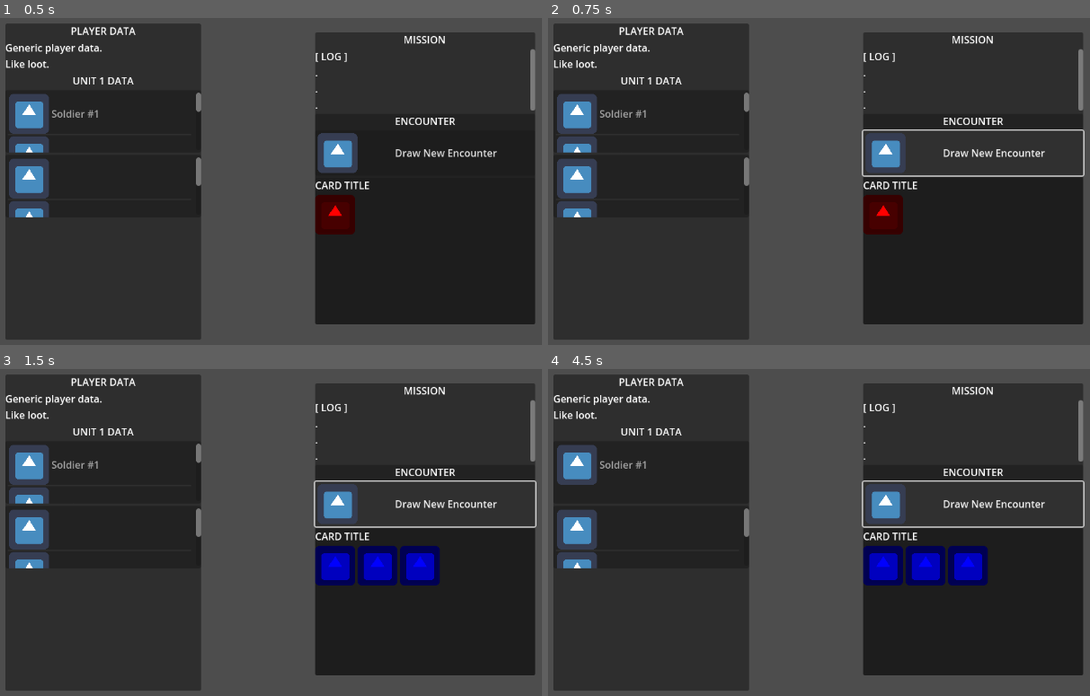
Above: before the commit, frames 1-4 (two rows, left to right).
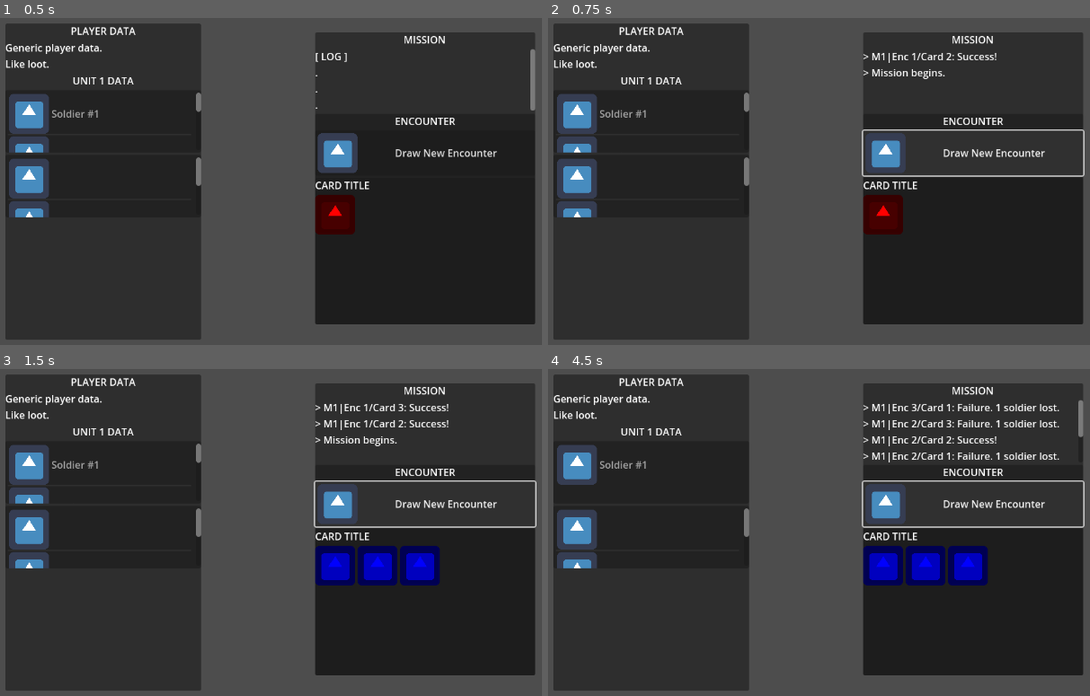
Above: after the commit, the same moments.

Repository: Shoes01/crying-suns-like
Game: Godot game, scene res://Main.tscn
Two runs of this game, one before a commit and one after it. Both use one fixed random seed, a clock stepped at 60 frames per second and the inputs below. The engine's default icon, where the game draws it, is replaced by a stand-in: a white triangle on a blue panel in a dark square.
Inputs:
- Up to frame 1 (0.5 s): no input
- Up to frame 2 (0.75 s): click "Draw New Encounter" at 0.5 s
- Up to frame 3 (1.5 s): click "Draw New Encounter" at 1.25 s
- Up to frame 4 (4.5 s): click "Draw New Encounter" at 2 s; tap Enter at 2.75, 4.25 s; tap Space at 3.5 s

Frame 1 is identical in both runs. In frame 2, 0.7% of the frame differs, in the area x 58-99%, y 9-29%; in frame 3, 0.9%; in frame 4, 1.5%, in the area x 58-99%, y 10-29%.
Error before the commit: Invalid call. Nonexistent function 'change_scene' in base 'SceneTree'. (res://Main.gd:143)
Error after the commit: Invalid call. Nonexistent function 'change_scene' in base 'SceneTree'. (res://Main.gd:145)

Commit message:
Hooked up new log
It's ugly, but it technically works.

Diff:
--- a/Main.gd
+++ b/Main.gd
@@ -125,6 +125,7 @@
 
 
 func update_log(battle_succes: bool, mission_count: int, encounter_count: int, card_count: int) -> void:
+	var log = $MissionPanel/VBoxContainer/LogScroll/LogText # NEW
 	var log_text: String = $Panel/VBoxContainer/Control/Log.get_text()
 	var new_text : String
 	if battle_succes:
@@ -134,6 +135,7 @@
 
 	log_text = new_text + "\n" + log_text
 	$Panel/VBoxContainer/Control/Log.set_text(log_text)
+	log.set_text(log_text) # NEW
 
 
 func check_player() -> void:
